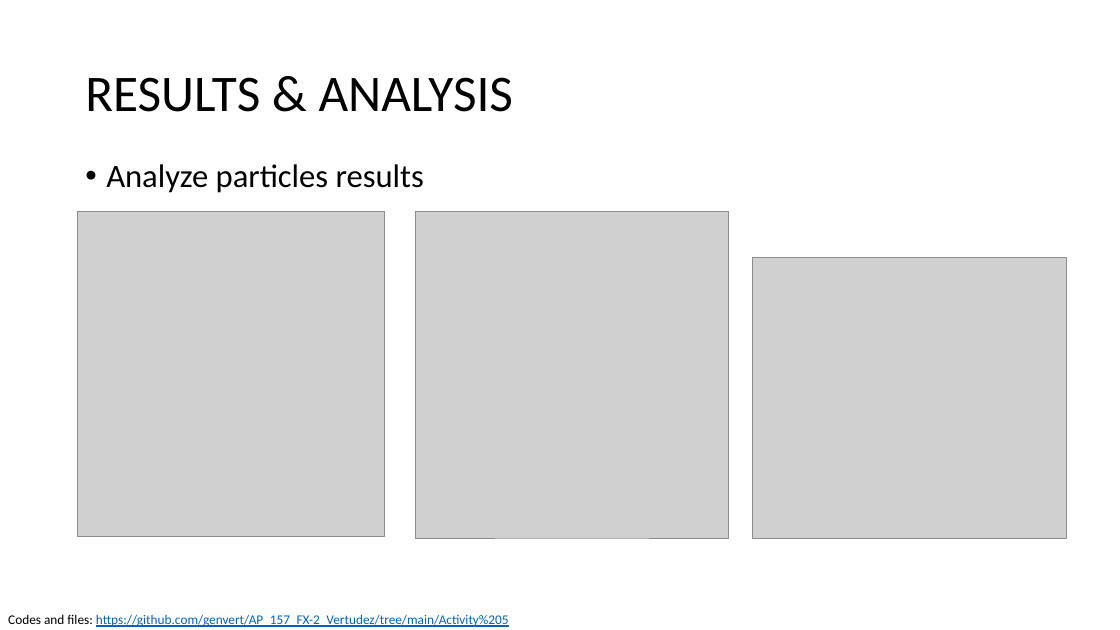
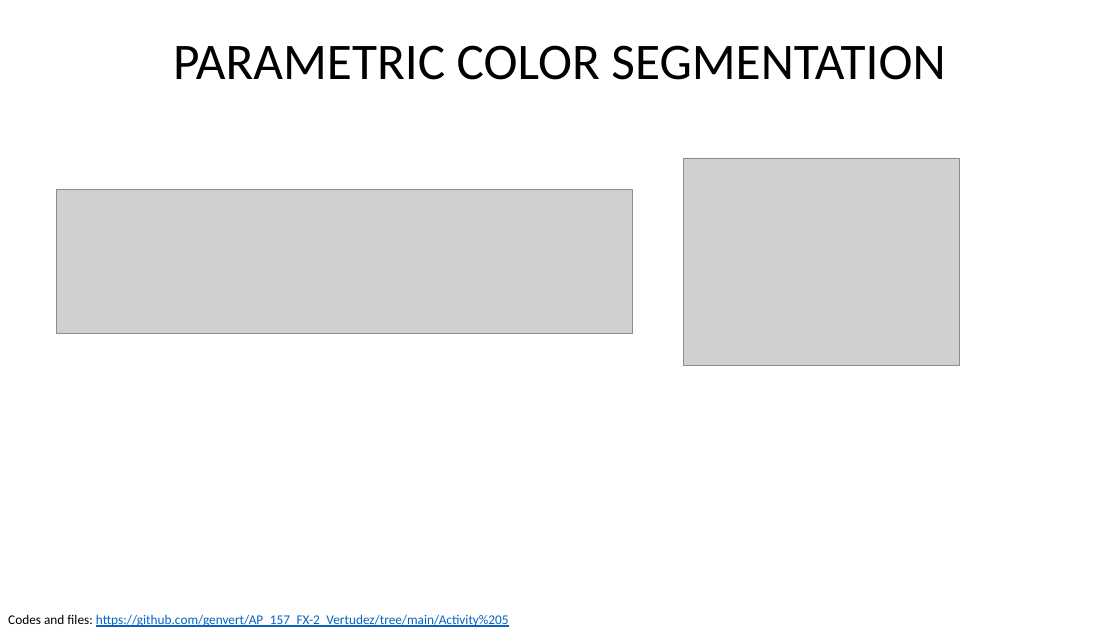
Before and after one commit to genvert/AP_157_FX-2_Vertudez, a slide deck: slide 6 of Activity 5/Vertudez_Activity_5_Report.pptx (slide 7 before the commit). Drawn at 1120x630 pixels with LibreOffice and Linux fonts; fonts in the diff are those of the drawing; grey boxes stand for pictures. Boxes give left, top, right and bottom in pixels: in the first picture for what was removed or moved away, otherwise in the second. Text is boxed around its words. In the diff, an @@ line names an element or a change of style, - is before the commit and + after.

```diff
--- a/Activity 5/Vertudez_Activity_5_Report.pptx
+++ b/Activity 5/Vertudez_Activity_5_Report.pptx
@@ title added at [173, 45, 945, 80], 44 pt, text #000000 @@
+PARAMETRIC COLOR SEGMENTATION
@@ title removed at [85, 77, 514, 112] @@
-RESULTS & ANALYSIS
@@ text removed at [106, 164, 424, 193] @@
-• Analyze particles results
@@ picture added at [684, 158, 960, 365] @@
@@ picture added at [56, 190, 633, 334] @@
@@ picture removed at [77, 212, 384, 537] @@
@@ picture removed at [416, 212, 728, 539] @@
@@ picture removed at [753, 257, 1067, 538] @@
```
Also in this commit, not shown: 8 other slides changed, 5 slides removed, 1 other file.
